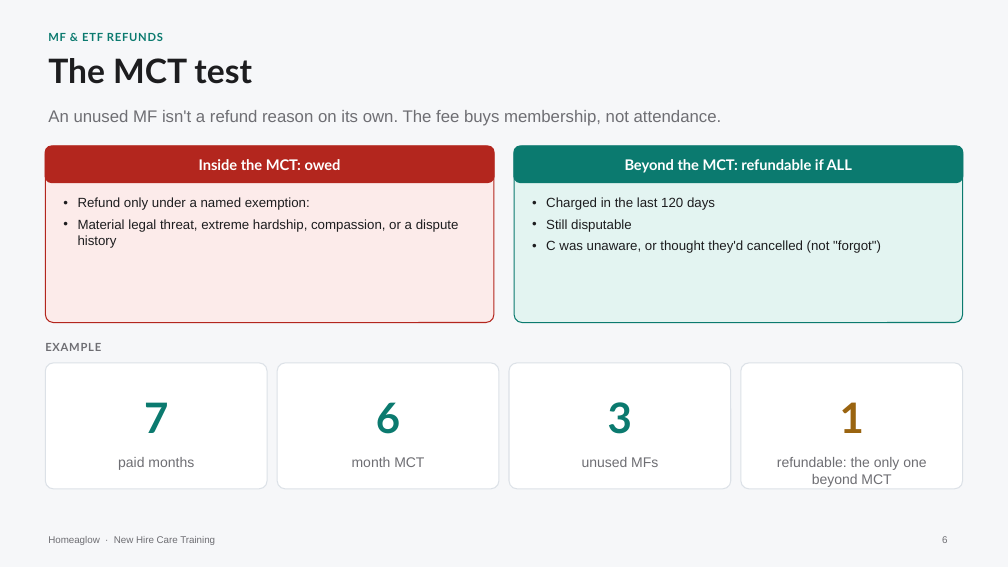
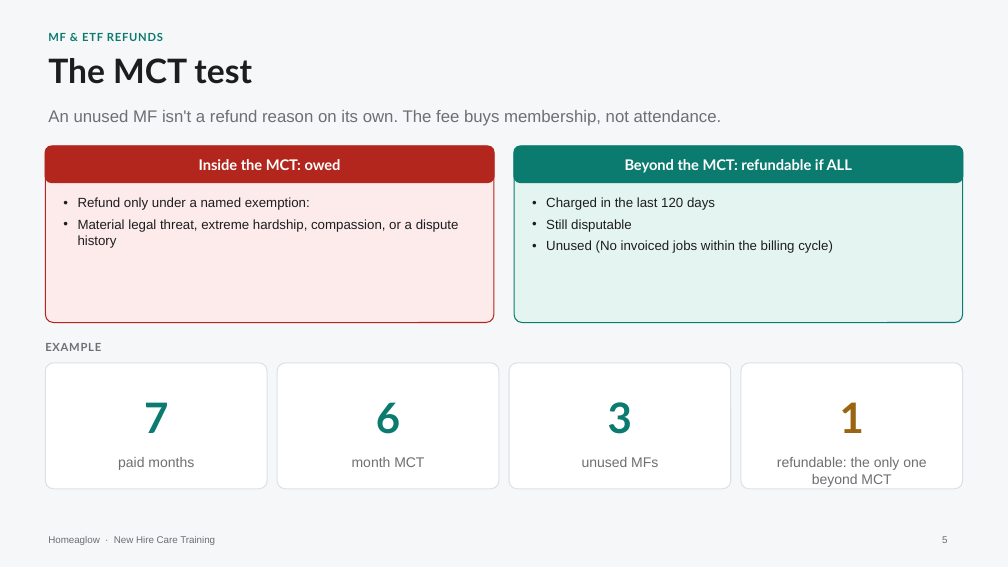
Before and after one commit to anjulimichelle/training, a slide deck: slide 5 of refunds-abuse-duplicates-bulk/refunds-abuse-duplicates-bulk.pptx (slide 6 before the commit). Drawn at 1008x567 pixels with LibreOffice and Linux fonts; fonts in the diff are those of the drawing. Boxes give left, top, right and bottom in pixels: in the first picture for what was removed or moved away, otherwise in the second. Text is boxed around its words. In the diff, an @@ line names an element or a change of style, - is before the commit and + after.

```diff
--- a/refunds-abuse-duplicates-bulk/refunds-abuse-duplicates-bulk.pptx
+++ b/refunds-abuse-duplicates-bulk/refunds-abuse-duplicates-bulk.pptx
@@ text at <box>546,240,833,253</box>: text changed @@
-• C was unaware, or thought they'd cancelled (not "forgot")
+• Unused (No invoiced jobs within the billing cycle)
```
Also in this commit, not shown: 2 other slides changed, 1 slide added, 1 slide removed, 1 other file.
